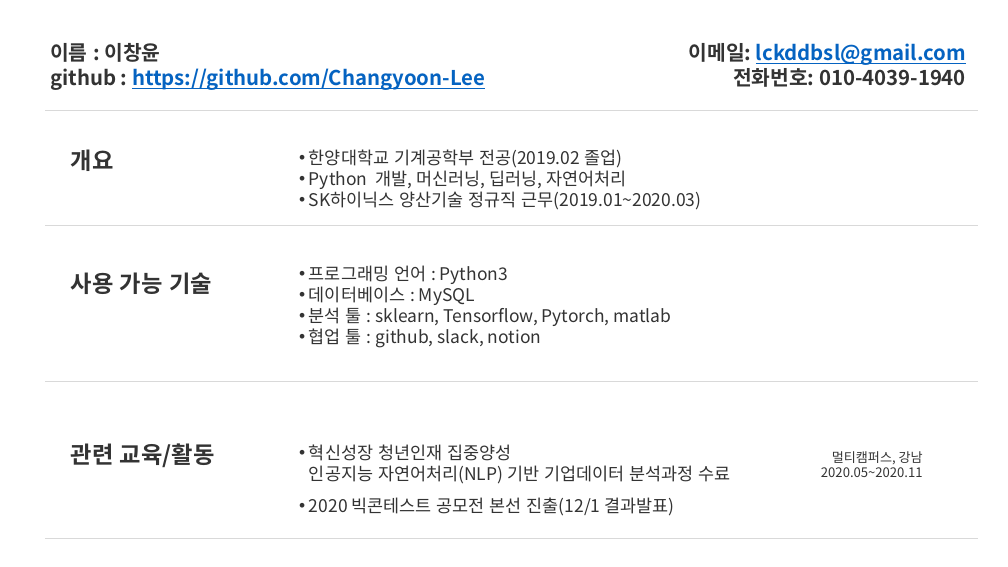
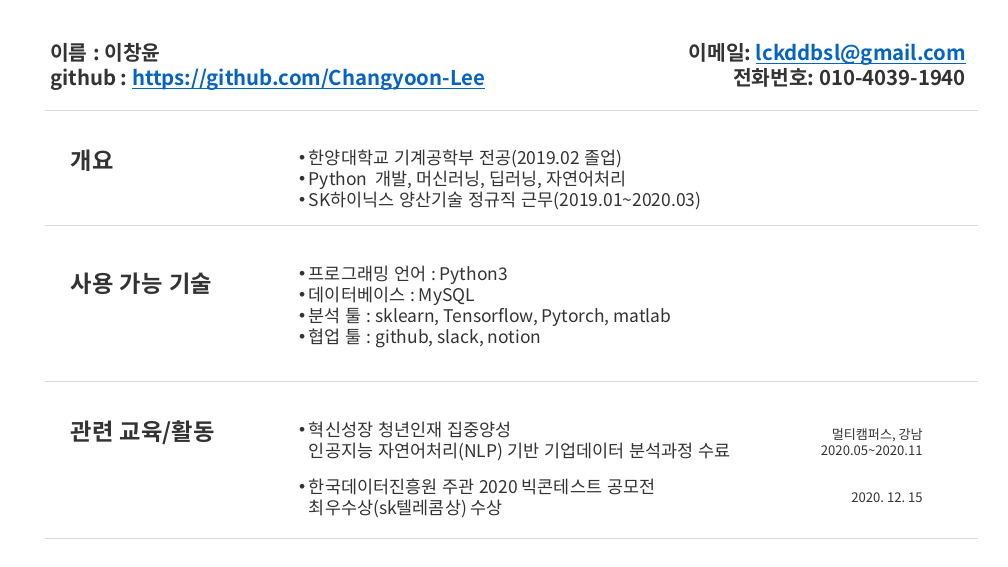
Before and after one commit to Changyoon-Lee/portfolio, a slide deck: slide 1 of 포트폴리오.pptx. Drawn at 1008x567 pixels with LibreOffice and Linux fonts; fonts in the diff are those of the drawing. Boxes give left, top, right and bottom in pixels: in the first picture for what was removed or moved away, otherwise in the second. Text is boxed around its words. In the diff, an @@ line names an element or a change of style, - is before the commit and + after.

Commit message:
업데이트

```diff
--- a/포트폴리오.pptx
+++ b/포트폴리오.pptx
@@ text "관련 교육/활동": place and size @@
-text "관련 교육/활동" at bbox=[71, 443, 215, 468]
+text "관련 교육/활동" at bbox=[71, 420, 215, 445]
@@ text "혁신성장 청년인재 집중양성 인공지능 자연어처리(NLP) ...": place and size @@
-text "혁신성장 청년인재 집중양성 인공지능 자연어처리(NLP) ..." at bbox=[309, 444, 730, 484]
+text "혁신성장 청년인재 집중양성 인공지능 자연어처리(NLP) ..." at bbox=[309, 421, 730, 461]
@@ text "멀티캠퍼스, 강남 2020.05~2020.11": place and size @@
-text "멀티캠퍼스, 강남 2020.05~2020.11" at bbox=[821, 451, 923, 477]
+text "멀티캠퍼스, 강남 2020.05~2020.11" at bbox=[821, 428, 923, 455]
@@ text at bbox=[309, 478, 655, 518]: text changed @@
-• 2020 빅콘테스트 공모전 본선 진출(12/1 결과발표)
+• 한국데이터진흥원 주관 2020 빅콘테스트 공모전
+  최우수상(sk텔레콤상) 수상
@@ text added at bbox=[851, 492, 923, 502], 18 pt, text #333333 @@
+2020. 12. 15
```
Also in this commit, not shown: 18 other slides changed, 3 other files.
